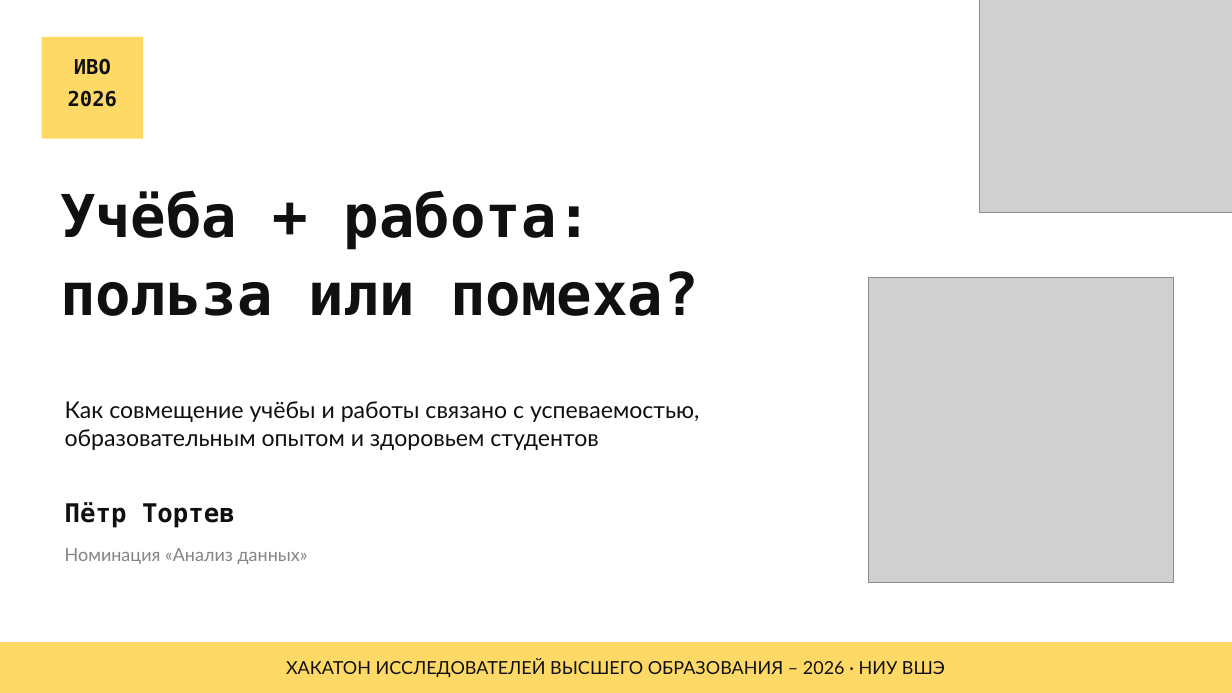
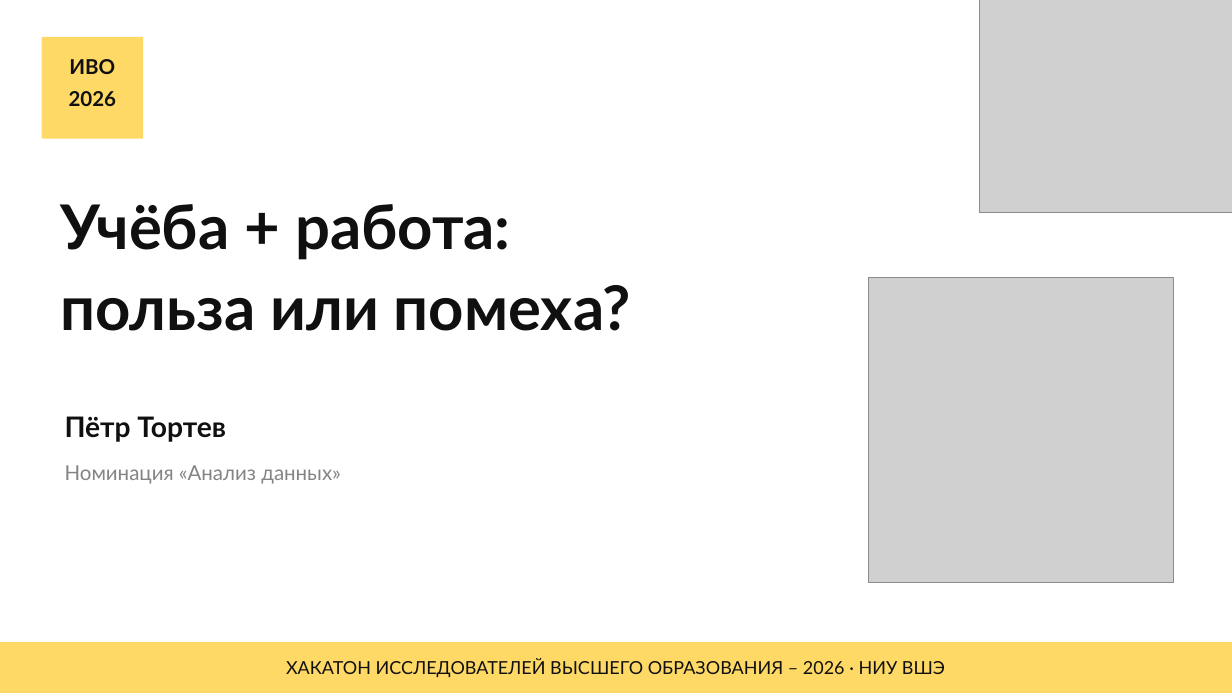
Before and after one commit to petushok08/Higher-Education-Research-Hackathon-2026, a slide deck: slide 1 of docs/Учёба_и_работа_презентация.pptx. Drawn at 1232x693 pixels with LibreOffice and Linux fonts; fonts in the diff are those of the drawing; grey boxes stand for pictures. Boxes give left, top, right and bottom in pixels: in the first picture for what was removed or moved away, otherwise in the second. Text is boxed around its words. In the diff, an @@ line names an element or a change of style, - is before the commit and + after.

```diff
--- a/docs/Учёба_и_работа_презентация.pptx
+++ b/docs/Учёба_и_работа_презентация.pptx
@@ text "ИВО" at (69,59,116,106): font DejaVu Sans Mono to Lato @@
@@ text "Учёба + работа:": place and size @@
-text "Учёба + работа:" at (60,190,699,316)
+text "Учёба + работа:" at (60,204,631,331)
@@ text "Учёба + работа:" at (60,204,631,331): size 46 to 48 pt, font DejaVu Sans Mono to Lato @@
@@ text "Пётр Тортев": place and size @@
-text "Пётр Тортев" at (65,502,235,528)
+text "Пётр Тортев" at (65,416,226,442)
@@ text "Пётр Тортев" at (65,416,226,442): size 20 to 22 pt, font DejaVu Sans Mono to Lato @@
@@ text removed at (65,401,699,450) @@
-Как совмещение учёбы и работы связано с успеваемостью, образовательным опытом и здоровьем студентов
@@ text "Номинация «Анализ данных»": place and size @@
-text "Номинация «Анализ данных»" at (65,548,308,564)
+text "Номинация «Анализ данных»" at (65,465,341,484)
@@ text "Номинация «Анализ данных»" at (65,465,341,484): size 14 to 16 pt @@
```
Also in this commit, not shown: 5 other slides changed, 4 slides added, 2 other files.
